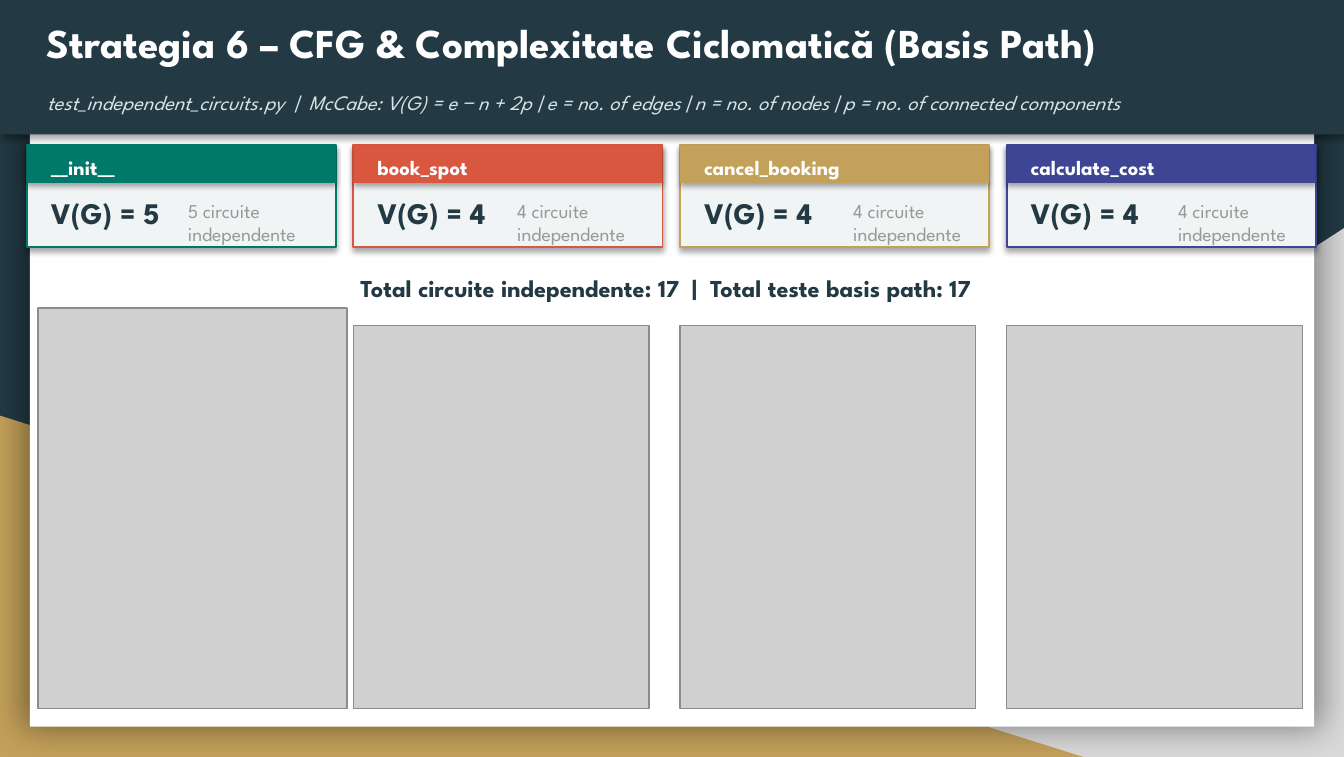
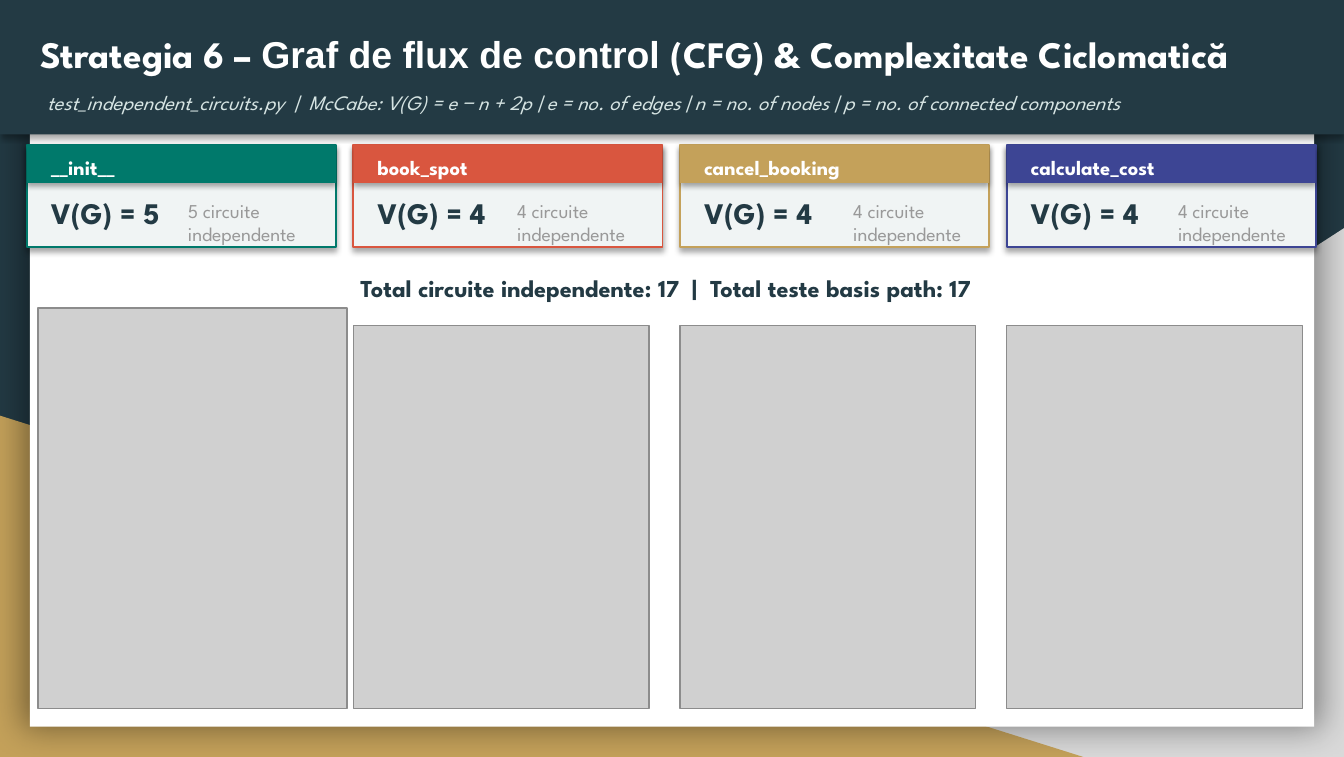
Before and after one commit to denisamihaila/TSS_Proiect, a slide deck: slide 8 of TSS_T1_FitnessClassBooking.pptx. Drawn at 1344x757 pixels with LibreOffice and Linux fonts; fonts in the diff are those of the drawing; grey boxes stand for pictures. Boxes give left, top, right and bottom in pixels: in the first picture for what was removed or moved away, otherwise in the second. Text is boxed around its words. In the diff, an @@ line names an element or a change of style, - is before the commit and + after.

```diff
--- a/TSS_T1_FitnessClassBooking.pptx
+++ b/TSS_T1_FitnessClassBooking.pptx
@@ text at <box>40,41,1229,76</box>: text changed; size 22 to 20 pt @@
-Strategia 6 – CFG & Complexitate Ciclomatică (Basis Path)
+Strategia 6 – Graf de flux de control (CFG) & Complexitate Ciclomatică
```
